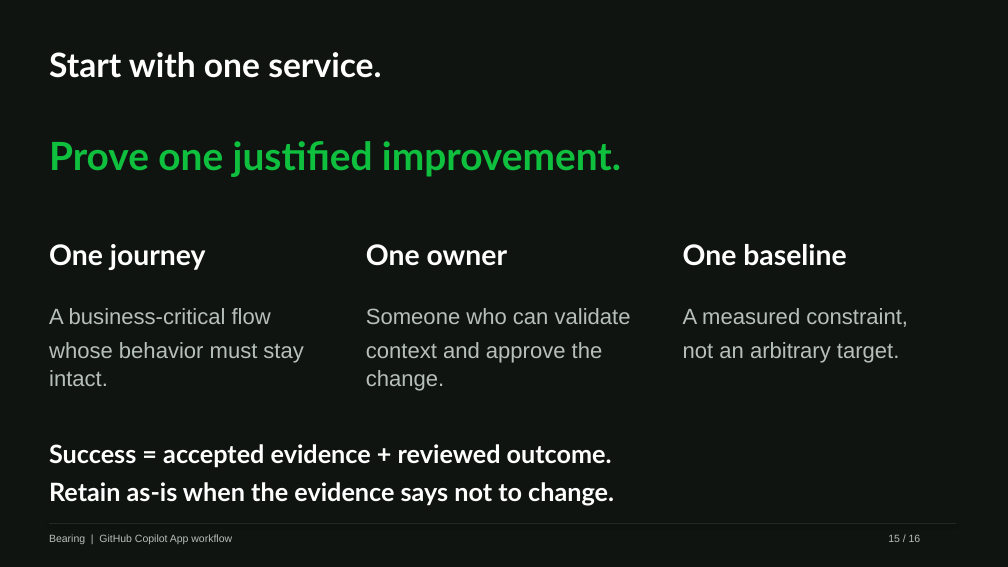
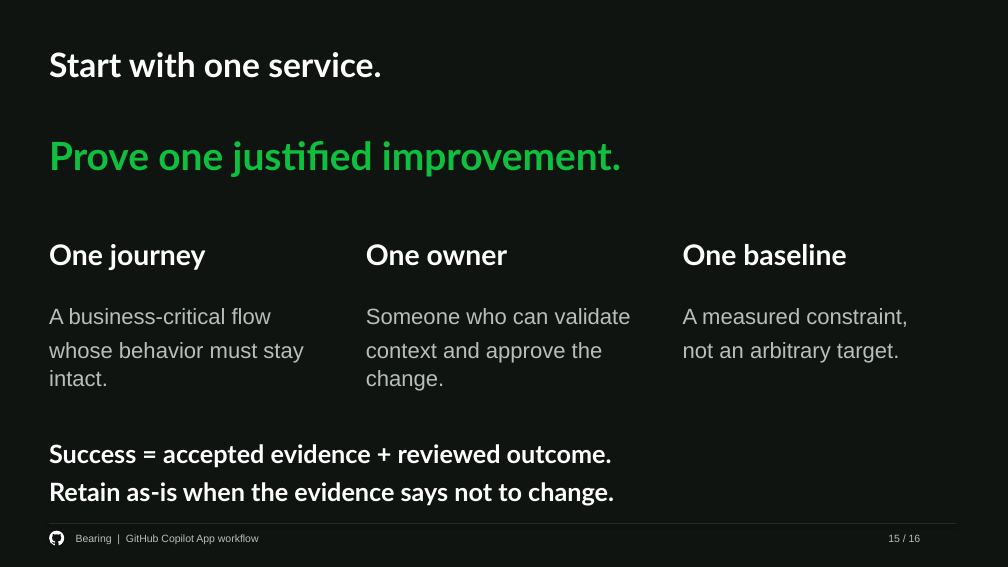
Before and after one commit to eltyagi/bearingV2, a slide deck: slide 15 of submission/bearing-enterprise-deck.pptx. Drawn at 1008x567 pixels with LibreOffice and Linux fonts; fonts in the diff are those of the drawing. Boxes give left, top, right and bottom in pixels: in the first picture for what was removed or moved away, otherwise in the second. Text is boxed around its words. In the diff, an @@ line names an element or a change of style, - is before the commit and + after.

```diff
--- a/submission/bearing-enterprise-deck.pptx
+++ b/submission/bearing-enterprise-deck.pptx
@@ freeform shape added at <box>49,531,64,546</box>, fill #FFFFFF @@
@@ text "Bearing | GitHub Copilot App ...": place and size @@
-text "Bearing | GitHub Copilot App ..." at <box>49,534,232,544</box>
+text "Bearing | GitHub Copilot App ..." at <box>76,534,259,544</box>
```
Also in this commit, not shown: 15 other slides changed.
